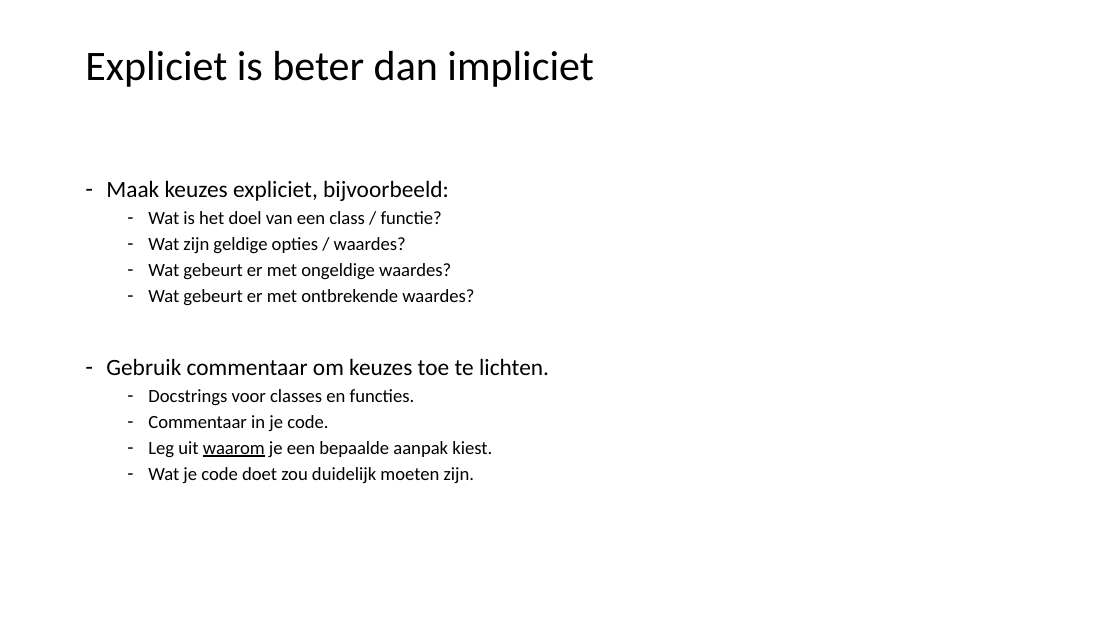
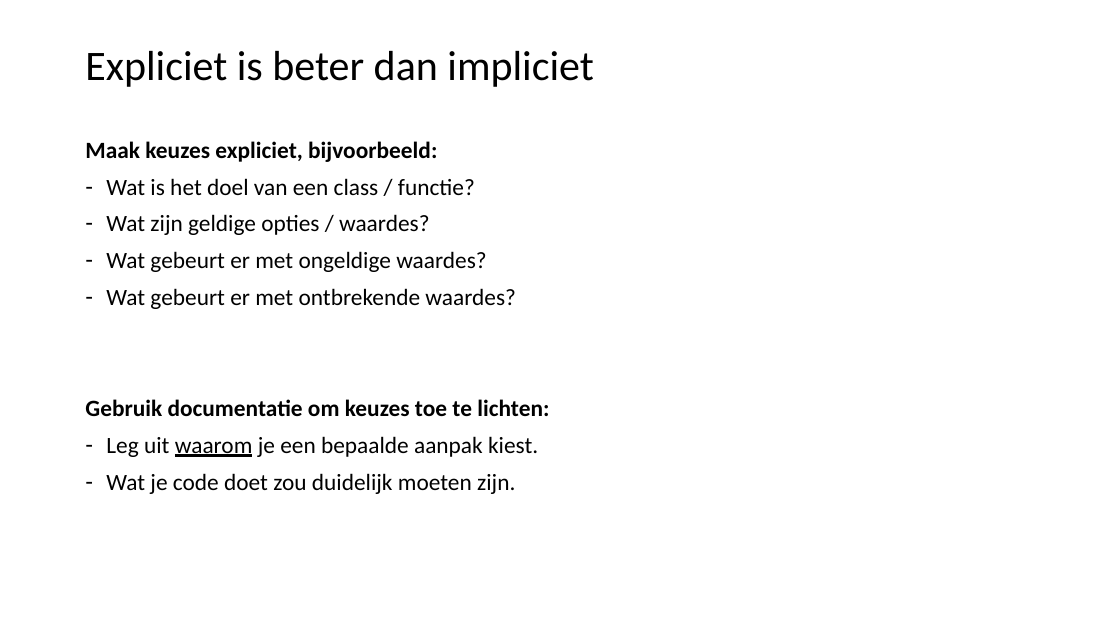
Before and after one commit to LFKoning/knowledge-sharing, a slide deck: slide 13 of python_trainees/2_style_logging_errors/python_traineeship_2.pptx. Drawn at 1120x630 pixels with LibreOffice and Linux fonts; fonts in the diff are those of the drawing. Boxes give left, top, right and bottom in pixels: in the first picture for what was removed or moved away, otherwise in the second. Text is boxed around its words. In the diff, an @@ line names an element or a change of style, - is before the commit and + after.

```diff
--- a/python_trainees/2_style_logging_errors/python_traineeship_2.pptx
+++ b/python_trainees/2_style_logging_errors/python_traineeship_2.pptx
@@ text at (85,141,538,494): bold on in "Maak keuzes expliciet, bijvoorbeeld:"; size 16 to 20 pt in "Wat is het doel van een class ...", "Wat zijn geldige opties / waardes?", "Wat gebeurt er met ongeldige waardes?", "Wat gebeurt er met ontbrekende waardes?" and 2 more places; bullet - to none; list level 2 to 1 in "Wat is het doel van ..."; list level 2 to 1 in "Wat zijn geldige opties / ..."; list level 2 to 1 in "Wat gebeurt er met ongeldige ..."; list level 2 to 1 in "Wat gebeurt er met ontbrekende ..."; list level 2 to 1 in "Leg uit waarom je een ..."; list level 2 to 1 in "Wat je code doet zou ..." @@
@@ text at (85,399,549,416): text changed; size 16 to 20 pt; bold on @@
-– Gebruik commentaar om keuzes toe te lichten.
-  – Docstrings voor classes en functies.
-  – Commentaar in je code.
+Gebruik documentatie om keuzes toe te lichten:
```
Also in this commit, not shown: 9 other slides changed, 13 slides added, 1 slide removed, 5 other files.
